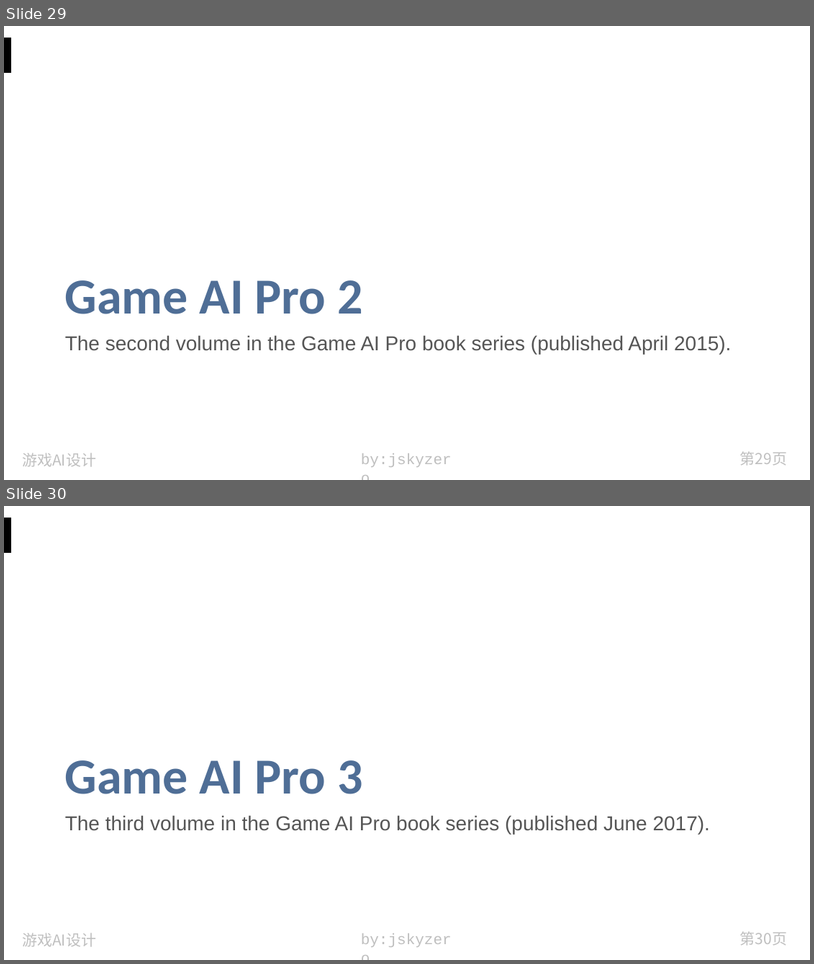
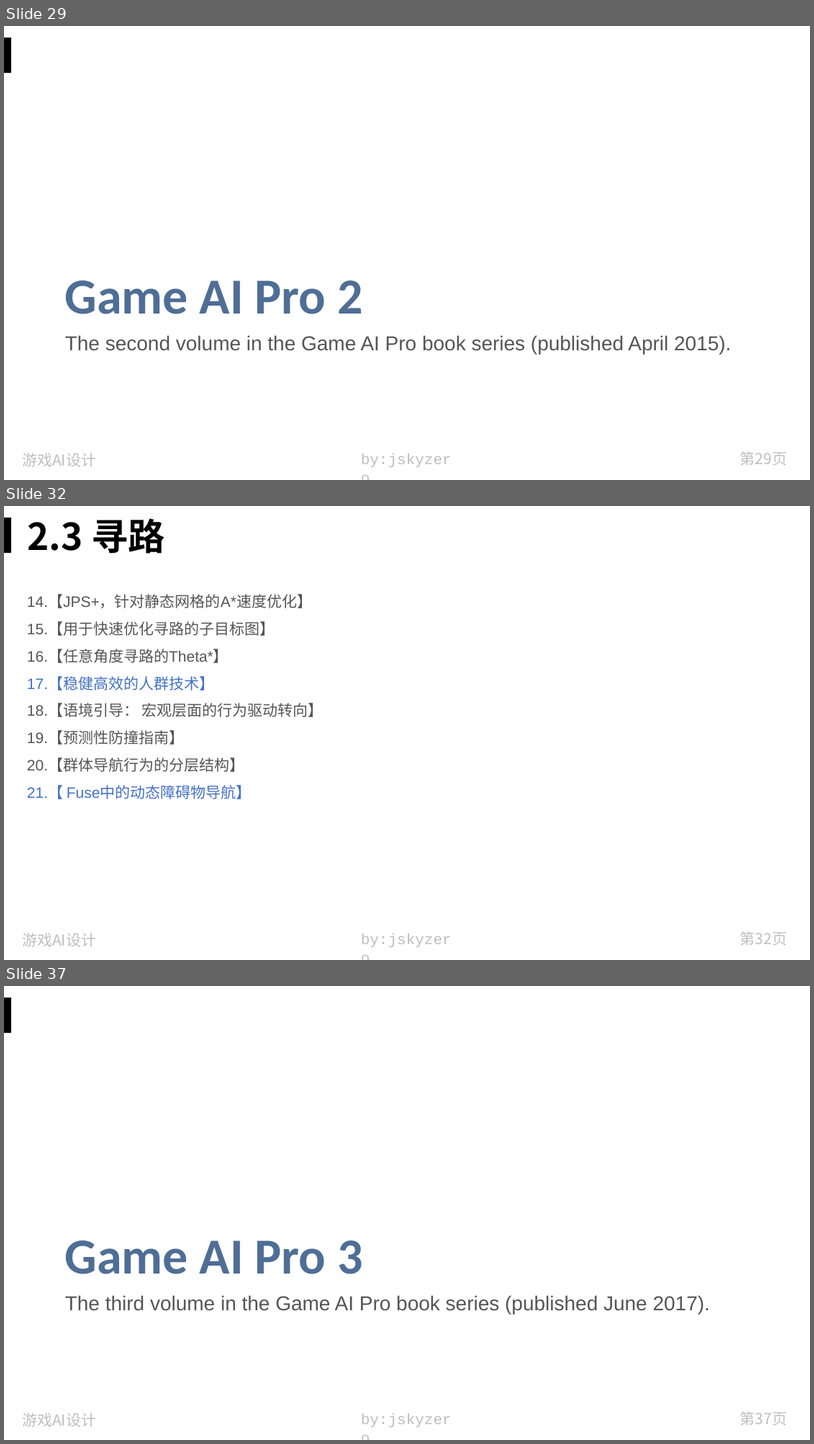
Before and after one commit to jskyzero/design.jskyzero.com, a slide deck: assets/img/skill/GameAIPro/Game AI Pro.pptx. Shown one above the other, each under a label of ours: slides 29 and 30 before the commit, slides 29, 32 and 37 after it; the slides between them are not shown. The pictures are 814x964 and 814x1444 pixels, drawn with LibreOffice and Linux fonts; fonts in the diff are those of the drawing. Boxes give left, top, right and bottom in pixels: in the first picture for what was removed or moved away, otherwise in the second. Text is boxed around its words. In the diff, an @@ line names an element or a change of style, - is before the commit and + after.

```diff
--- a/assets/img/skill/GameAIPro/Game AI Pro.pptx
+++ b/assets/img/skill/GameAIPro/Game AI Pro.pptx
@@ slide 32 added at <box>4,506,810,960</box>, background #FFFFFF; not listed: 4 template elements that a slide beside it also shows @@
@@ title added at <box>27,518,165,554</box>, 44 pt, text #000000, bold @@
+2.3 寻路
@@ text added at <box>27,595,324,799</box>, 18 pt, text #555555 @@
+14.【JPS+，针对静态网格的A*速度优化】
+15.【用于快速优化寻路的子目标图】
+16.【任意角度寻路的Theta*】
+17.【稳健高效的人群技术】
+18.【语境引导： 宏观层面的行为驱动转向】
+19.【预测性防撞指南】
+20.【群体导航行为的分层结构】
+21.【 Fuse中的动态障碍物导航】
@@ what was slide 30 is now slide 37 @@
@@ page number at <box>741,1412,787,1425</box>: text changed @@
-第30页
+第37页
```
Also in this commit, not shown: 7 slides changed, 13 other slides added, 1 slide removed, 32 other files.
